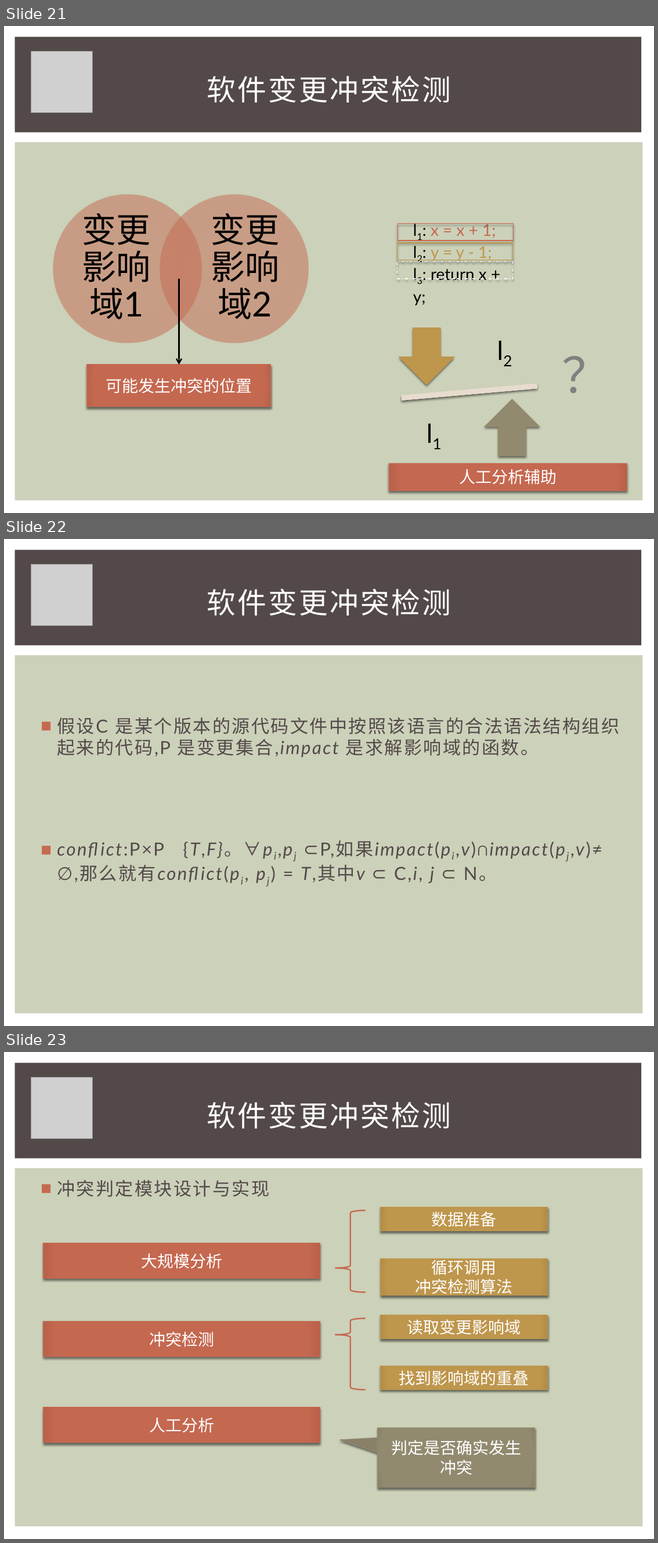
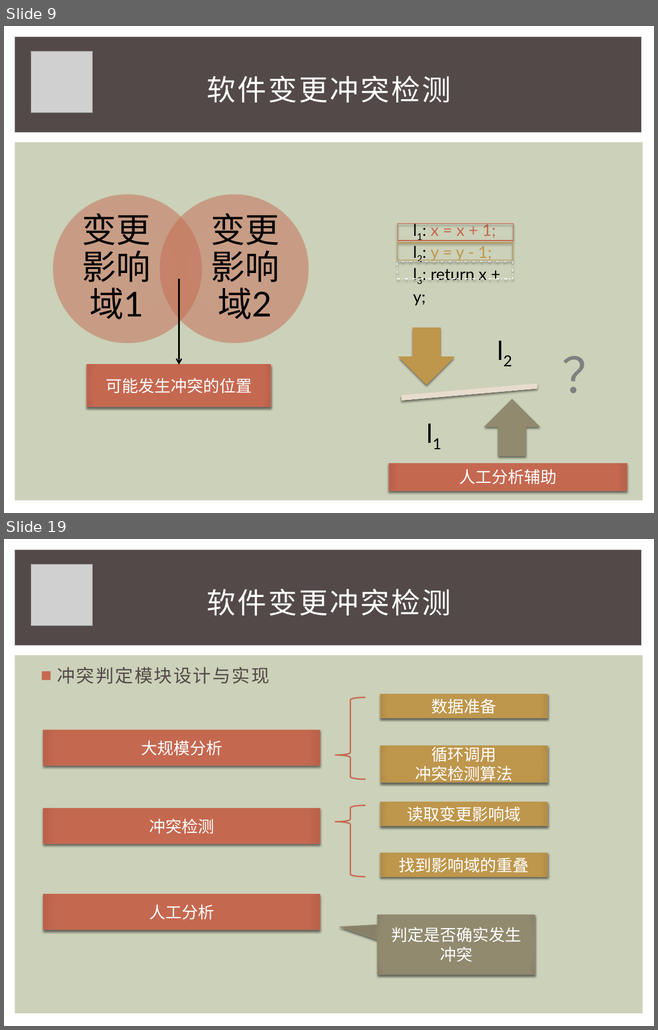
Before and after one commit to iewrer/mythesis, a slide deck: 答辩PPT.pptx. Shown one above the other, each under a label of ours: slides 21, 22 and 23 before the commit, slides 9 and 19 after it; the slides between them are not shown. The pictures are 658x1543 and 658x1030 pixels, drawn with LibreOffice and Linux fonts; fonts in the diff are those of the drawing; grey boxes stand for pictures; background and template pictures are left out. Boxes give left, top, right and bottom in pixels: in the first picture for what was removed or moved away, otherwise in the second. Text is boxed around its words. In the diff, an @@ line names an element or a change of style, - is before the commit and + after.

```diff
--- a/答辩PPT.pptx
+++ b/答辩PPT.pptx
@@ slide 22 removed at (x1=4, y1=539, x2=654, y2=1026), background #FFFFFF; not listed: 2 template elements that a slide beside it also shows @@
@@ picture removed at (x1=31, y1=565, x2=92, y2=625) @@
@@ title removed at (x1=207, y1=589, x2=451, y2=616) @@
-软件变更冲突检测
@@ text removed at (x1=57, y1=718, x2=619, y2=884) @@
-■ 假设C 是某个版本的源代码文件中按照该语言的合法语法结构组织起来的代码,P 是变更集合,impact 是求解影响域的函数。
-■ conflict:P×P {T,F}。∀pi,pj ⊂P,如果impact(pi,v)∩impact(pj,v)≠ ∅,那么就有conflict(pi, pj) = T,其中v ⊂ C,i, j ⊂ N。
@@ what was slide 21 is now slide 9 @@
@@ what was slide 23 is now slide 19 @@
```
Also in this commit, not shown: 5 slides changed, 3 other slides removed, 2 other files.
